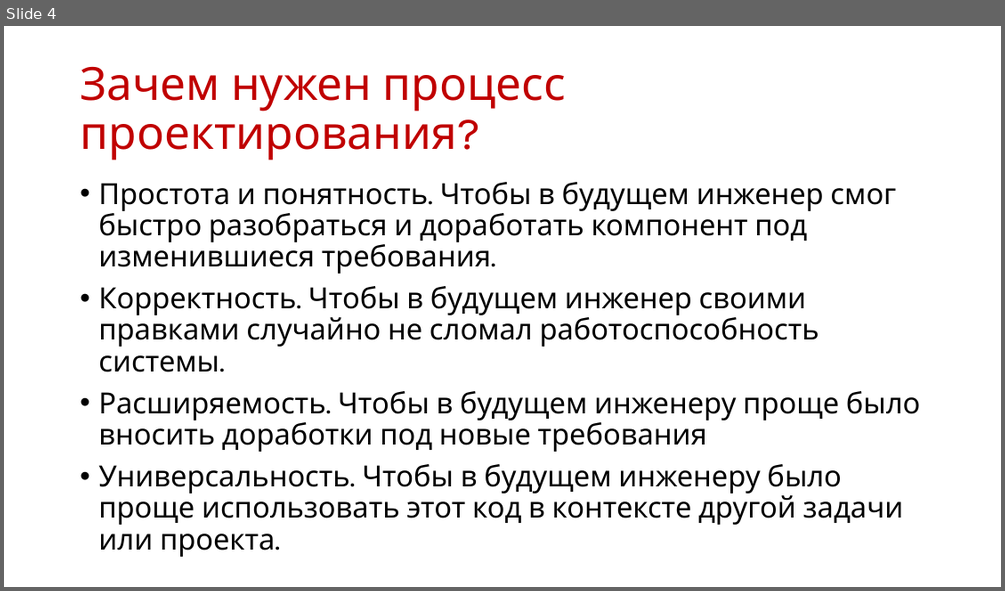
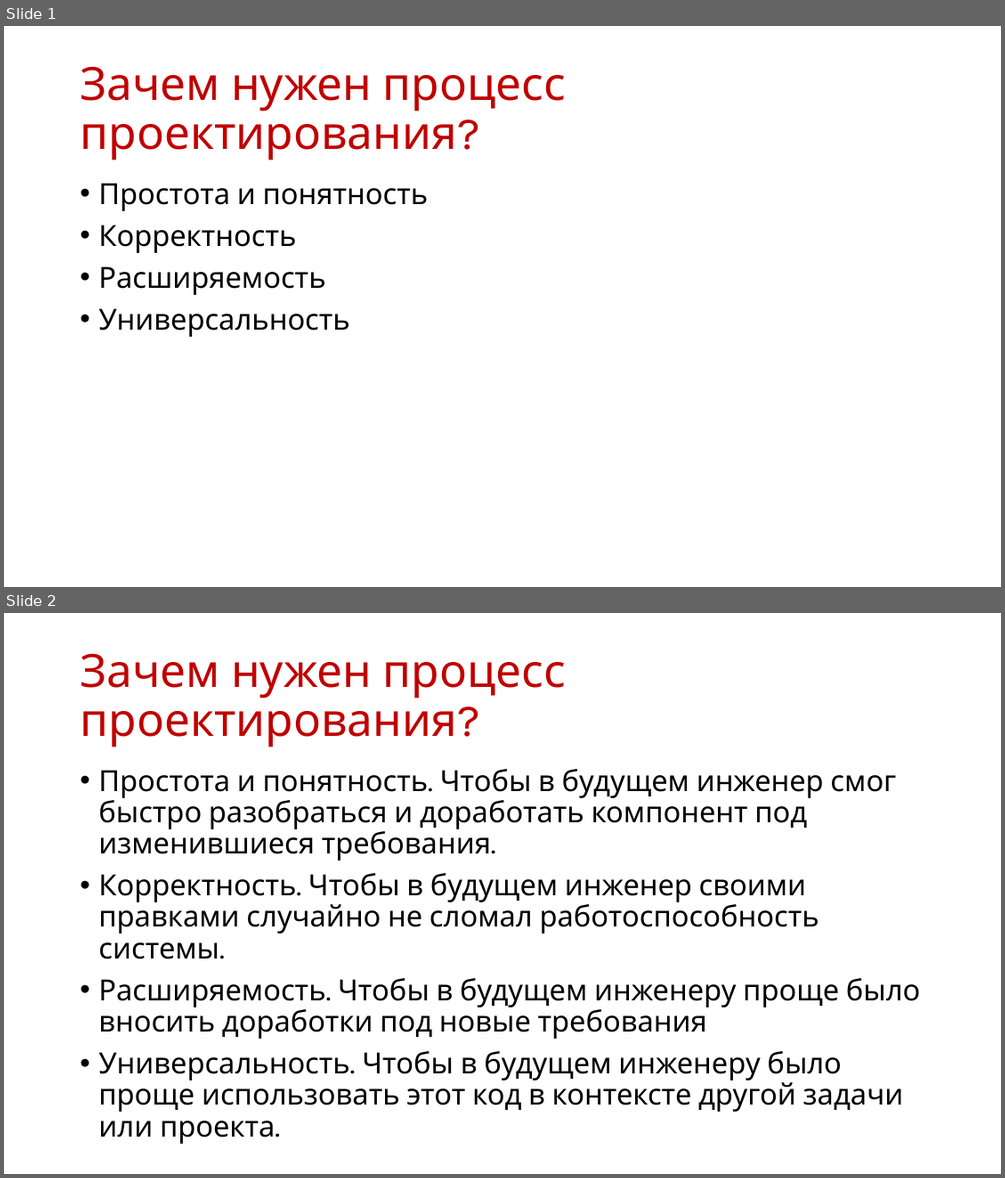
Before and after one commit to xoposhiy/design-course, a slide deck: 01-Intro/intro.pptx. Shown one above the other, each under a label of ours: slide 4 before the commit, slides 1 and 2 after it. The pictures are 1005x591 and 1005x1178 pixels, drawn with LibreOffice and Linux fonts; fonts in the diff are those of the drawing. Boxes give left, top, right and bottom in pixels: in the first picture for what was removed or moved away, otherwise in the second. Text is boxed around its words. In the diff, an @@ line names an element or a change of style, - is before the commit and + after.

```diff
--- a/01-Intro/intro.pptx
+++ b/01-Intro/intro.pptx
@@ slide 1 added at (4, 26, 1001, 587), background #FFFFFF @@
@@ title added at (80, 67, 566, 160), 44 pt, text #C00000 @@
+Зачем нужен процесс проектирования?
@@ text added at (98, 183, 429, 337), 28 pt, text #000000 @@
+• Простота и понятность
+• Корректность
+• Расширяемость
+• Универсальность
@@ what was slide 4 is now slide 2 @@
```
Also in this commit, not shown: 3 slides removed, 29 other files.
